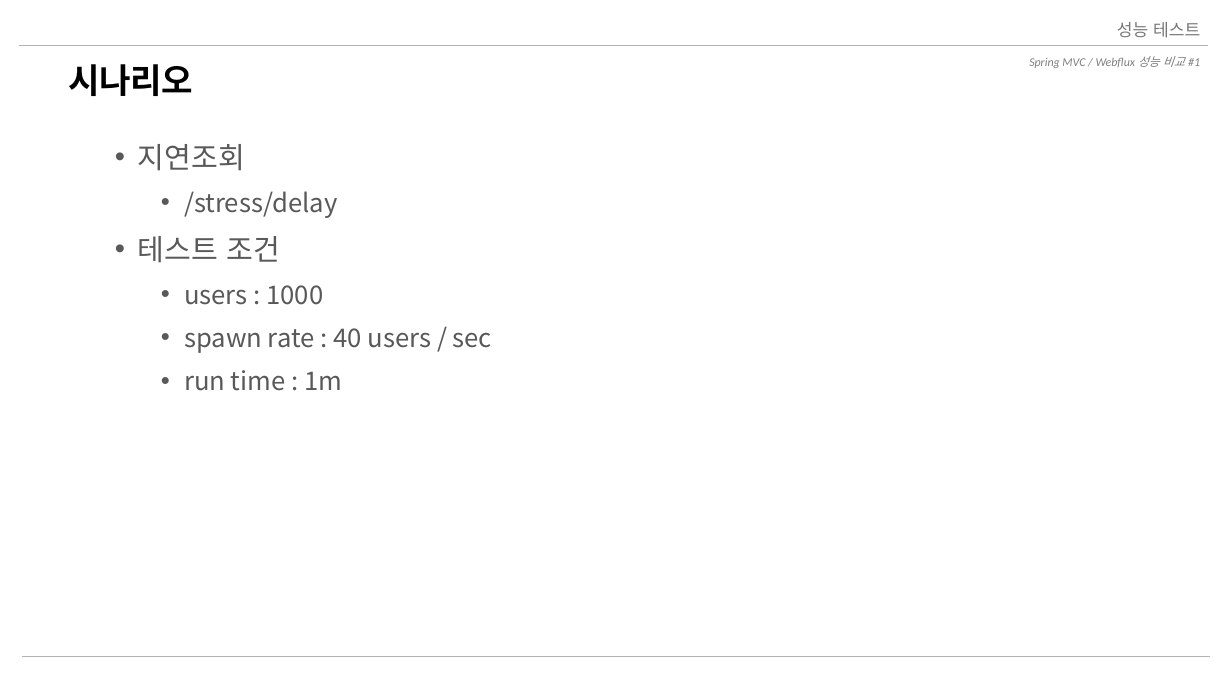
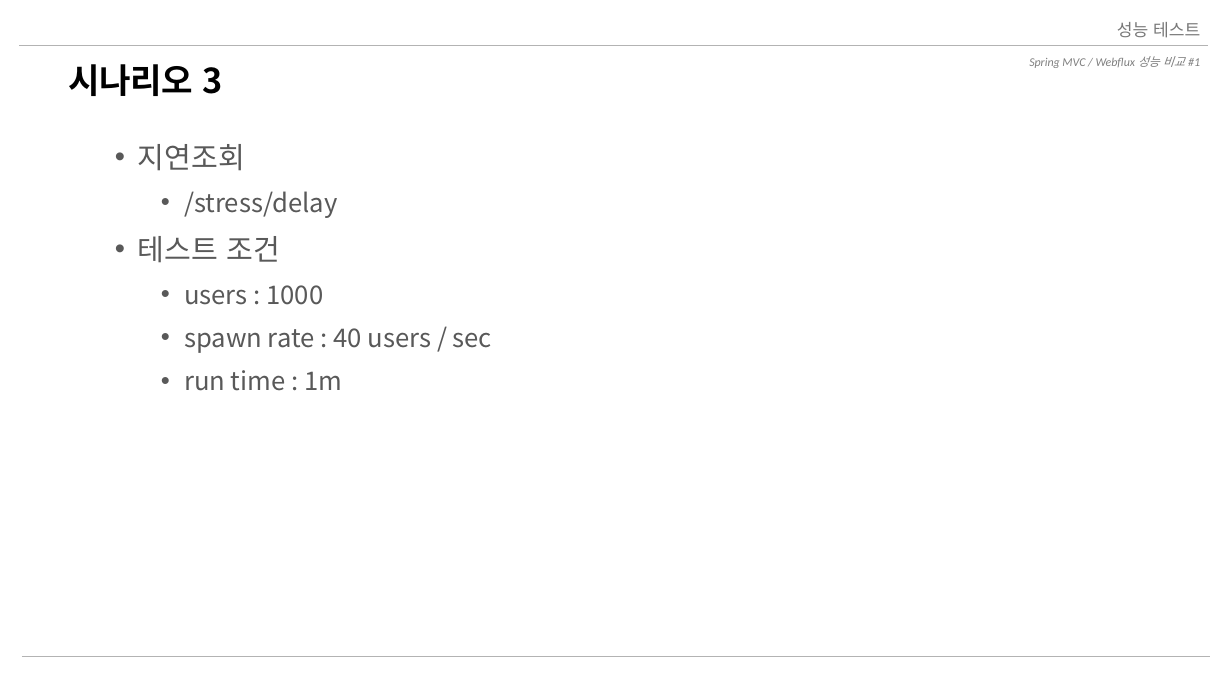
Before and after one commit to nayasis/fastcampus-webflux-coroutine, a slide deck: slide 8 of 99.ppt/Ch4. 성능 테스트.pptx (slide 10 before the commit). Drawn at 1232x693 pixels with LibreOffice and Linux fonts; fonts in the diff are those of the drawing; background and template pictures are left out. Boxes give left, top, right and bottom in pixels: in the first picture for what was removed or moved away, otherwise in the second. Text is boxed around its words. In the diff, an @@ line names an element or a change of style, - is before the commit and + after.

```diff
--- a/99.ppt/Ch4. 성능 테스트.pptx
+++ b/99.ppt/Ch4. 성능 테스트.pptx
@@ title at box(68, 64, 222, 96): text changed @@
-시나리오
+시나리오 3
```
Also in this commit, not shown: 5 other slides changed, 10 slides removed.
